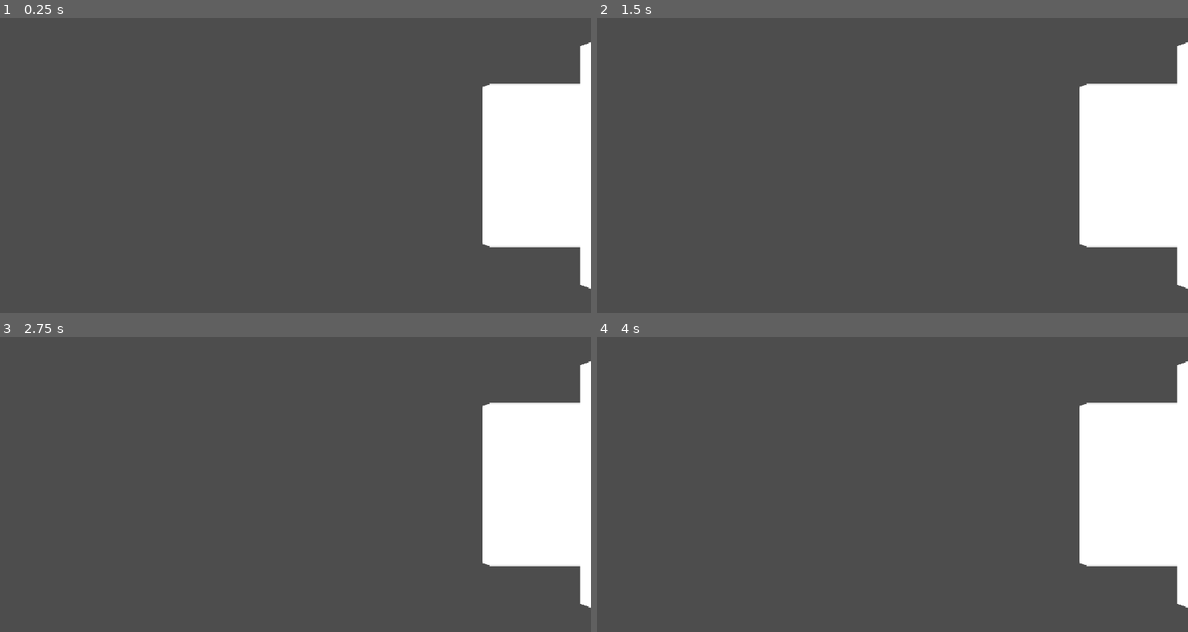
Above: before the commit, frames 1-4 (two rows, left to right).
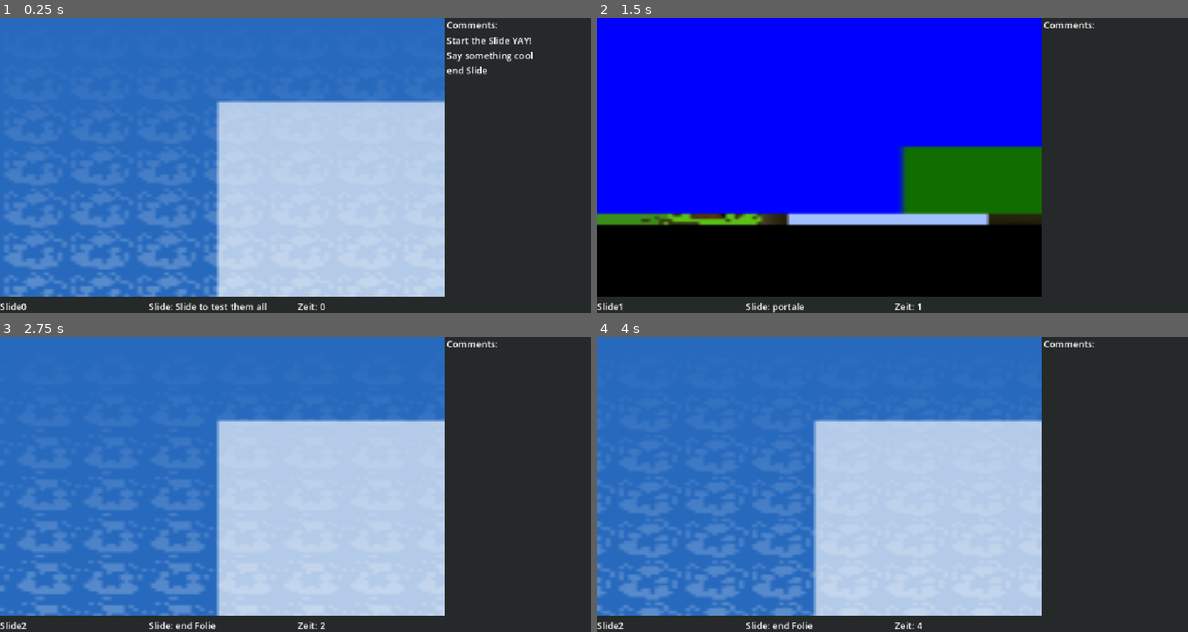
Above: after the commit, the same moments.

Repository: Joshiii03/Custom-Stencil-Buffer
Game: Godot game, scene res://presentation/presentation_manager.tscn
The game is run twice, just before and just after one commit, with the same random seed, the same clock (stepped at 60 frames per second) and the same inputs. Before the commit the project starts from res://scenes/test_main.tscn.
Inputs (mouse positions are in pixels of both pictures, inside the frame that each line leads up to):
- Up to frame 1 (0.25 s): no input
- Up to frame 2 (1.5 s): tap Enter (ui_accept) at 0.5 s; move the mouse to (1022, 150) at 0.52 s; hold Right (ui_right) 0.53-1.28 s; hold Enter (ui_accept) 0.53-1.28 s; tap Space (jump) at 0.77 s; move the mouse to (774, 180) at 1.27 s; hold S (move_back) from 1.28 s (still down); tap Shift (shift) at 1.35 s
- Up to frame 3 (2.75 s): tap Space (jump) at 1.52 s; tap Enter (ui_accept) at 1.55 s; move the mouse to (354, 419) at 2.02 s; release S (move_back) at 2.03 s; hold Right (ui_right) from 2.03 s (still down); hold Enter (ui_accept) from 2.03 s (still down)
- Up to frame 4 (4 s): move the mouse to (862, 543) at 2.77 s; release Right (ui_right) at 2.78 s; release Enter (ui_accept) at 2.78 s; hold W (move_forward) 2.78-3.53 s; tap Enter (ui_accept) at 2.85, 3.8 s; tap Space (jump) at 3.02, 3.77 s; move the mouse to (1069, 528) at 3.52 s; hold A (move_left) from 3.53 s (still down); hold Shift (shift) from 3.53 s (still down)

The runs differ from the first frame. In frame 1, 100% of the frame differs, in the area x 0-100%, y 0-100%; in frame 2, 100%; in frame 3, 100%; in frame 4, 100%.

Commit message:
presentation begin

Diff:
--- /dev/null
+++ b/presentation/listener_window.gd
@@ -0,0 +1,30 @@
+class_name ListenerWindow
+extends Window
+
+
+@onready var sub_viewport = $SubViewportContainer/SubViewport
+
+var main : Presentationmanager
+
+# TODO: Input has to be singaled between Windows
+func _on_window_input(event):
+	if main:
+		main._input(event)
+
+
+func get_viewport_texture() -> ViewportTexture:
+	return sub_viewport.get_texture()
+
+
+func get_subviewport() -> Viewport:
+	return sub_viewport
+
+
+var slide : Node
+
+func show_new_slide(new_slide_path : String) -> bool:
+	for child in sub_viewport.get_children():
+		child.queue_free.call_deferred()
+	slide = load(new_slide_path).instantiate()
+	sub_viewport.add_child(slide)
+	return true
--- /dev/null
+++ b/presentation/listener_window.tscn
@@ -0,0 +1,23 @@
+[gd_scene format=3 uid="uid://bpk5j7gjtd70d"]
+
+[ext_resource type="Script" uid="uid://8t55d6cvqx23" path="res://presentation/listener_window.gd" id="1_8tnih"]
+
+[node name="ListenerWindow" type="Window" unique_id=784600668]
+oversampling_override = 1.0
+position = Vector2i(0, 36)
+script = ExtResource("1_8tnih")
+
+[node name="SubViewportContainer" type="SubViewportContainer" parent="." unique_id=303115743]
+anchors_preset = 15
+anchor_right = 1.0
+anchor_bottom = 1.0
+grow_horizontal = 2
+grow_vertical = 2
+stretch = true
+
+[node name="SubViewport" type="SubViewport" parent="SubViewportContainer" unique_id=1416126558]
+handle_input_locally = false
+size = Vector2i(100, 100)
+render_target_update_mode = 4
+
+[connection signal="window_input" from="." to="." method="_on_window_input"]
--- /dev/null
+++ b/presentation/presentation_manager.gd
@@ -0,0 +1,68 @@
+class_name Presentationmanager
+extends Control
+
+
+const listener_Window_path = preload("uid://bpk5j7gjtd70d")
+var listener_window : ListenerWindow
+
+
+var current_slide : int = -1
+@export var slides : Array[Array] = [
+	["start Folie", "uid://h4xmx0p6mpy0"],
+	["portale" , "uid://c26wpn4puqq0f"],
+	["end Folie" , "uid://bvr10un6jc7nc"]
+	]
+
+
+func _input(event):
+	if event.is_action_pressed("close"):
+		get_tree().quit()
+	if event.is_action_pressed("ui_accept"):
+		if listener_window:
+			listener_window.mode = Window.MODE_FULLSCREEN
+		print(listener_window.get_subviewport().get_camera_3d())
+	if event.is_action_pressed("ui_right"):
+		next_slide()
+
+
+func _ready():
+	get_viewport().set_embedding_subwindows(false)
+	listener_window = listener_Window_path.instantiate()
+	listener_window.main = self
+	add_child(listener_window)
+	listener_window.position = Vector2(2000, 0)
+	listener_window.mode = Window.MODE_FULLSCREEN
+	var viewport_texture = listener_window.get_viewport_texture()
+	%OtherScreenView.material.set_shader_parameter("texture_screen", viewport_texture)
+	next_slide()
+	update_UI()
+
+
+var time_since_beginn : int = 0
+func _on_timer_timeout():
+	time_since_beginn += 1
+	update_UI()
+
+
+func next_slide() -> void:
+	current_slide += 1
+	if not  slides.size() > current_slide:
+		current_slide -= slides.size()
+	Input.set_mouse_mode(Input.MOUSE_MODE_VISIBLE)
+	listener_window.show_new_slide(slides[current_slide][1])
+
+
+	update_UI()
+
+
+func update_UI() -> void:
+	%SlideCount.text = "Slide" + str(current_slide)
+	%TimerLabel.text = "Zeit: " + str(time_since_beginn)
+	var slide = listener_window.slide
+	%Comments.text = ""
+	%SlideName.text = "Slide: " +  slides[current_slide][0]
+	if slide is Slide:
+		for comment : String in slide.comments:
+			%Comments.text += comment + "\n"
+		if slide.slide_name != "" and slide.slide_name !=  "New Slide":
+			%SlideName.text = "Slide: " + slide.slide_name
--- /dev/null
+++ b/presentation/presentation_manager.tscn
@@ -0,0 +1,90 @@
+[gd_scene format=3 uid="uid://dmh2g7f2abkb2"]
+
+[ext_resource type="Script" uid="uid://c5870fu405g3g" path="res://presentation/presentation_manager.gd" id="1_sbnrm"]
+[ext_resource type="Shader" uid="uid://cieltlaejobcs" path="res://shader/test_shader/test_screen.gdshader" id="2_bqe0t"]
+
+[sub_resource type="ShaderMaterial" id="ShaderMaterial_tc04i"]
+shader = ExtResource("2_bqe0t")
+shader_parameter/filter_r = false
+shader_parameter/filter_b = false
+shader_parameter/filter_g = false
+
+[node name="PresentationManager" type="Control" unique_id=1048246767]
+layout_mode = 3
+anchors_preset = 15
+anchor_right = 1.0
+anchor_bottom = 1.0
+grow_horizontal = 2
+grow_vertical = 2
+script = ExtResource("1_sbnrm")
+
+[node name="Timer" type="Timer" parent="." unique_id=1524674935]
+autostart = true
+
+[node name="ColorRect" type="ColorRect" parent="." unique_id=1139798988]
+layout_mode = 1
+anchors_preset = 15
+anchor_right = 1.0
+anchor_bottom = 1.0
+grow_horizontal = 2
+grow_vertical = 2
+color = Color(0.14707774, 0.1595374, 0.16133782, 1)
+
+[node name="HBoxContainer" type="HBoxContainer" parent="." unique_id=1684069170]
+layout_mode = 1
+anchors_preset = 15
+anchor_right = 1.0
+anchor_bottom = 1.0
+grow_horizontal = 2
+grow_vertical = 2
+
+[node name="Main" type="VBoxContainer" parent="HBoxContainer" unique_id=1433380129]
+layout_mode = 2
+size_flags_horizontal = 3
+
+[node name="OtherScreenView" type="ColorRect" parent="HBoxContainer/Main" unique_id=1893856880]
+unique_name_in_owner = true
+material = SubResource("ShaderMaterial_tc04i")
+layout_mode = 2
+size_flags_vertical = 3
+color = Color(0.5019608, 1, 1, 1)
+
+[node name="BottomInfo" type="HBoxContainer" parent="HBoxContainer/Main" unique_id=1568231179]
+layout_mode = 2
+
+[node name="SlideCount" type="Label" parent="HBoxContainer/Main/BottomInfo" unique_id=1098459888]
+unique_name_in_owner = true
+layout_mode = 2
+size_flags_horizontal = 3
+
+[node name="SlideName" type="Label" parent="HBoxContainer/Main/BottomInfo" unique_id=1293050140]
+unique_name_in_owner = true
+layout_mode = 2
+size_flags_horizontal = 3
+
+[node name="TimerLabel" type="Label" parent="HBoxContainer/Main/BottomInfo" unique_id=677253206]
+unique_name_in_owner = true
+layout_mode = 2
+size_flags_horizontal = 3
+
+[node name="SideInfo" type="VBoxContainer" parent="HBoxContainer" unique_id=1304019552]
+layout_mode = 2
+
+[node name="Label" type="Label" parent="HBoxContainer/SideInfo" unique_id=154390429]
+layout_mode = 2
+text = "Comments:"
+
+[node name="ScrollContainer" type="ScrollContainer" parent="HBoxContainer/SideInfo" unique_id=318076976]
+custom_minimum_size = Vector2(250, 400)
+layout_mode = 2
+
+[node name="VBoxContainer" type="VBoxContainer" parent="HBoxContainer/SideInfo/ScrollContainer" unique_id=2096392623]
+layout_mode = 2
+
+[node name="Comments" type="Label" parent="HBoxContainer/SideInfo/ScrollContainer/VBoxContainer" unique_id=1613077330]
+unique_name_in_owner = true
+custom_minimum_size = Vector2(250, 0)
+layout_mode = 2
+text = "aaahhhhhhhhhhhh"
+
+[connection signal="timeout" from="Timer" to="." method="_on_timer_timeout"]
--- /dev/null
+++ b/presentation/slide.gd
@@ -0,0 +1,13 @@
+class_name Slide
+extends Node
+
+@export var slide_name: String = "New Slide"
+@export var comments : Array[String] = []
+
+@export_file_path("*tscn") var scene
+@export var use_scene : bool = true
+
+func _ready():
+	if scene and use_scene:
+		var new_scene = load(scene).instantiate()
+		get_parent().add_child(new_scene)
--- /dev/null
+++ b/presentation/slide.tscn
@@ -0,0 +1,64 @@
+[gd_scene format=3 uid="uid://chnt134v1w81x"]
+
+[ext_resource type="Script" uid="uid://dw5nch1euelxo" path="res://presentation/slide.gd" id="1_3rhp3"]
+[ext_resource type="Shader" uid="uid://coin5ftbc40p2" path="res://slides/backround_shader.gdshader" id="2_041gm"]
+[ext_resource type="Texture2D" uid="uid://bf7jc8kl31unu" path="res://assets/GodotStammtischLogo.png" id="3_14sd8"]
+[ext_resource type="FontFile" uid="uid://cqsvn2rkp4jwt" path="res://assets/LilitaOne-Regular.ttf" id="4_nihlx"]
+
+[sub_resource type="ShaderMaterial" id="ShaderMaterial_g4gwr"]
+shader = ExtResource("2_041gm")
+shader_parameter/godot_icon = ExtResource("3_14sd8")
+shader_parameter/icon_scale = 1.0
+shader_parameter/rotation = 0.14
+shader_parameter/spacing = 0.15
+shader_parameter/scroll_speed = Vector2(0.07, 0.07)
+shader_parameter/background_color = Color(0.15294118, 0.4117647, 0.7411765, 1)
+shader_parameter/icon_tint = Color(1, 1, 1, 1)
+shader_parameter/icon_opacity = 0.8
+
+[node name="Slide" type="Node" unique_id=1215255879]
+script = ExtResource("1_3rhp3")
+
+[node name="Control" type="Control" parent="." unique_id=125304991]
+layout_mode = 3
+anchors_preset = 15
+anchor_right = 1.0
+anchor_bottom = 1.0
+grow_horizontal = 2
+grow_vertical = 2
+
+[node name="GodotBackround" type="ColorRect" parent="Control" unique_id=716350116]
+material = SubResource("ShaderMaterial_g4gwr")
+layout_mode = 1
+anchors_preset = 15
+anchor_right = 1.0
+anchor_bottom = 1.0
+grow_horizontal = 2
+grow_vertical = 2
+color = Color(0.69411767, 0.8784314, 1, 1)
+
+[node name="WhiteBackround" type="ColorRect" parent="Control" unique_id=1226962435]
+layout_mode = 1
+anchors_preset = 15
+anchor_right = 1.0
+anchor_bottom = 1.0
+offset_left = 49.0
+offset_top = 30.000002
+offset_right = 49.0
+offset_bottom = 30.0
+grow_horizontal = 2
+grow_vertical = 2
+scale = Vector2(0.9, 0.9)
+color = Color(1, 1, 1, 0.64705884)
+
+[node name="Label" type="Label" parent="Control" unique_id=1825341487]
+layout_mode = 0
+offset_left = 191.0
+offset_top = 92.0
+offset_right = 928.0
+offset_bottom = 245.0
+theme_override_colors/font_color = Color(0, 0, 0, 1)
+theme_override_colors/font_outline_color = Color(1, 1, 1, 1)
+theme_override_constants/outline_size = 0
+theme_override_fonts/font = ExtResource("4_nihlx")
+theme_override_font_sizes/font_size = 64
--- /dev/null
+++ b/presentation/test_slide.tscn
@@ -0,0 +1,14 @@
+[gd_scene format=3 uid="uid://cgji5u13hmp77"]
+
+[sub_resource type="BoxMesh" id="BoxMesh_wp5od"]
+
+[node name="test_slide" type="Node3D" unique_id=2094119643]
+
+[node name="MeshInstance3D" type="MeshInstance3D" parent="." unique_id=346197312]
+mesh = SubResource("BoxMesh_wp5od")
+
+[node name="Camera3D" type="Camera3D" parent="." unique_id=921043166]
+transform = Transform3D(0.60365725, -0.27083382, 0.74983126, 0.0053336024, 0.9418802, 0.3359067, -0.7972261, -0.19877319, 0.57001734, 1.1443206, 0.6242695, 1.6391494)
+
+[node name="OmniLight3D" type="OmniLight3D" parent="." unique_id=153457441]
+transform = Transform3D(1, 0, 0, 0, 1, 0, 0, 0, 1, 1, 2, 0)
--- a/project.godot
+++ b/project.godot
@@ -11,7 +11,7 @@
 [application]
 
 config/name="Custom Stencil Buffer"
-run/main_scene="uid://inj7uj1ocdsu"
+run/main_scene="uid://dmh2g7f2abkb2"
 config/features=PackedStringArray("4.7", "Forward Plus")
 config/icon="res://assets/icon.svg"
 
@@ -19,7 +19,6 @@
 
 window/size/viewport_width=1024
 window/size/viewport_height=512
-window/size/mode=3
 window/stretch/mode="canvas_items"
 window/stretch/aspect="expand"
 
--- a/scenes/test_main.tscn
+++ b/scenes/test_main.tscn
@@ -43,8 +43,11 @@
 shader_parameter/alpha_from_G = true
 shader_parameter/use_texture = false
 shader_parameter/current_stencil_infront = false
-shader_parameter/match_color = Color(1, 0.27450982, 0.28235295, 1)
+shader_parameter/use_second_stencil_layer = false
+shader_parameter/match_color_1 = Color(0, 0, 0, 1)
+shader_parameter/match_color_2 = Color(0, 0, 0, 1)
 shader_parameter/show_color = Color(0, 0.46137774, 0, 1)
+shader_parameter/disable_lighting = false
 
 [sub_resource type="BoxMesh" id="BoxMesh_ahg1b"]
 size = Vector3(1, 2, 1)
@@ -127,8 +130,11 @@
 shader_parameter/my_texture = ExtResource("4_i8wmo")
 shader_parameter/use_texture = true
 shader_parameter/current_stencil_infront = false
-shader_parameter/match_color = Color(1, 0.27450982, 0.28235295, 1)
+shader_parameter/use_second_stencil_layer = false
+shader_parameter/match_color_1 = Color(0, 0, 0, 1)
+shader_parameter/match_color_2 = Color(0, 0, 0, 1)
 shader_parameter/show_color = Color(0, 0, 0, 1)
+shader_parameter/disable_lighting = false
 
 [sub_resource type="PlaneMesh" id="PlaneMesh_vkdpk"]
 size = Vector2(4, 5)
@@ -221,7 +227,8 @@
 shader = ExtResource("7_egp3b")
 shader_parameter/strength = 20.0
 shader_parameter/base_texture = ExtResource("4_i8wmo")
-shader_parameter/match_color = Color(1, 0.27450982, 0.28235295, 1)
+shader_parameter/match_color1 = Color(0, 0, 0, 1)
+shader_parameter/match_color2 = Color(0, 0, 0, 1)
 
 [sub_resource type="PlaneMesh" id="PlaneMesh_yyqgc"]
 orientation = 2
@@ -236,11 +243,12 @@
 [sub_resource type="ShaderMaterial" id="ShaderMaterial_bhuw3"]
 render_priority = 0
 shader = ExtResource("8_g60tn")
-shader_parameter/match_color = Color(1, 0.27450982, 0.28235295, 1)
+shader_parameter/match_color1 = Color(0, 0, 0, 1)
 shader_parameter/portal_noise_texture = SubResource("NoiseTexture2D_fp4ru")
 shader_parameter/speed = 0.005
-shader_parameter/power_stregth = 0.3
 shader_parameter/twist_strength = 1.490119991842676e-07
+shader_parameter/inner_circle_min = 0.1
+shader_parameter/inner_circle_max = 0.35
 
 [sub_resource type="PlaneMesh" id="PlaneMesh_kvh76"]
 size = Vector2(3, 3)
--- a/shader/test_shader/test_screen.gdshader
+++ b/shader/test_shader/test_screen.gdshader
@@ -1,4 +1,4 @@
-shader_type spatial;
+shader_type canvas_item;
 render_mode unshaded;
 
 uniform bool filter_r = false;
@@ -12,7 +12,7 @@
 }
 
 void fragment() {
-	vec3 color = texture(texture_screen, UV).rgb;
+	vec4 color = texture(texture_screen, UV);
 	if (filter_r)
 	{
 		color.r = 0.;
@@ -25,7 +25,8 @@
 	{
 		color.b = 0.;
 	}
-	ALBEDO = color.rgb;
+	COLOR = color;
+	//ALBEDO = color.rgb;
 }
 
 void light() {
--- /dev/null
+++ b/slides/backround_shader.gdshader
@@ -0,0 +1,49 @@
+
+shader_type canvas_item;
+
+uniform sampler2D godot_icon : source_color, repeat_enable, filter_linear;
+
+// Pattern settings
+uniform float icon_scale = 0.18;
+uniform float rotation = -0.35; // Radians
+uniform float spacing = 1.5;
+
+// Animation
+uniform vec2 scroll_speed = vec2(0.015, 0.025);
+
+// Colors
+uniform vec4 background_color : source_color = vec4(0.015, 0.035, 0.12, 1.0);
+uniform vec4 icon_tint : source_color = vec4(0.2, 0.55, 1.0, 1.0);
+uniform float icon_opacity = 0.18;
+
+void fragment() {
+    vec2 uv = UV;
+
+    // Repeating grid
+    vec2 pattern_uv = uv / icon_scale;
+    pattern_uv /= spacing;
+    pattern_uv -= TIME * scroll_speed;
+
+    // Keep cell coordinates
+    vec2 cell = fract(pattern_uv) - 0.5;
+
+    // Rotate icons
+    float c = cos(rotation);
+    float s = sin(rotation);
+
+    mat2 rot = mat2(vec2(c, -s), vec2(s, c));
+    vec2 icon_uv = rot * cell + 0.5;
+
+    // Sample icon
+    vec4 icon = texture(godot_icon, icon_uv);
+
+    // Background
+    vec3 col = background_color.rgb;
+
+    // Add icons
+    col = mix(col, icon_tint.rgb, icon.a * icon_opacity);
+	col = mix(col, background_color.rgb, 1.- (UV.y* .3));
+
+
+    COLOR = vec4(col, 1.0);
+}
--- /dev/null
+++ b/slides/end_slide.tscn
@@ -0,0 +1,19 @@
+[gd_scene format=3 uid="uid://bvr10un6jc7nc"]
+
+[ext_resource type="PackedScene" uid="uid://chnt134v1w81x" path="res://presentation/slide.tscn" id="1_822i7"]
+
+[node name="EndSlide" unique_id=1215255879 instance=ExtResource("1_822i7")]
+
+[node name="Label" parent="Control" parent_id_path=PackedInt32Array(125304991) index="2" unique_id=1825341487]
+offset_left = 107.0
+offset_top = 74.0
+offset_right = 844.0
+offset_bottom = 484.0
+theme_override_font_sizes/font_size = 48
+text = "That was my Demo.
+
+Thank you very much
+for your attention.
+
+For the full presentation attend
+The Godot Stammtisch"
--- /dev/null
+++ b/slides/slide_test.tscn
@@ -0,0 +1,73 @@
+[gd_scene format=3 uid="uid://h4xmx0p6mpy0"]
+
+[ext_resource type="Script" uid="uid://dw5nch1euelxo" path="res://presentation/slide.gd" id="1_yl7mc"]
+[ext_resource type="Shader" uid="uid://coin5ftbc40p2" path="res://slides/backround_shader.gdshader" id="2_0xa61"]
+[ext_resource type="Texture2D" uid="uid://bf7jc8kl31unu" path="res://assets/GodotStammtischLogo.png" id="3_ba1dk"]
+[ext_resource type="FontFile" uid="uid://cqsvn2rkp4jwt" path="res://assets/LilitaOne-Regular.ttf" id="4_4oewc"]
+
+[sub_resource type="ShaderMaterial" id="ShaderMaterial_4oewc"]
+shader = ExtResource("2_0xa61")
+shader_parameter/godot_icon = ExtResource("3_ba1dk")
+shader_parameter/icon_scale = 1.0
+shader_parameter/rotation = 0.14
+shader_parameter/spacing = 0.15
+shader_parameter/scroll_speed = Vector2(0.07, 0.07)
+shader_parameter/background_color = Color(0.15294118, 0.4117647, 0.7411765, 1)
+shader_parameter/icon_tint = Color(1, 1, 1, 1)
+shader_parameter/icon_opacity = 0.8
+
+[node name="Slide_test" type="Node" unique_id=1625063147]
+script = ExtResource("1_yl7mc")
+slide_name = "Slide to test them all"
+comments = Array[String](["Start the Slide YAY!", "Say something cool", "end Slide"])
+scene = "res://scenes/test_main_3.tscn"
+use_scene = false
+metadata/_custom_type_script = "uid://dw5nch1euelxo"
+
+[node name="Control2" type="Control" parent="." unique_id=252352689]
+layout_mode = 3
+anchors_preset = 15
+anchor_right = 1.0
+anchor_bottom = 1.0
+grow_horizontal = 2
+grow_vertical = 2
+
+[node name="GodotBackround" type="ColorRect" parent="Control2" unique_id=959320865]
+material = SubResource("ShaderMaterial_4oewc")
+layout_mode = 1
+anchors_preset = 15
+anchor_right = 1.0
+anchor_bottom = 1.0
+grow_horizontal = 2
+grow_vertical = 2
+color = Color(0.69411767, 0.8784314, 1, 1)
+
+[node name="WhiteBackround" type="ColorRect" parent="Control2" unique_id=1623851035]
+layout_mode = 1
+anchors_preset = 15
+anchor_right = 1.0
+anchor_bottom = 1.0
+offset_left = 49.0
+offset_top = 30.000002
+offset_right = 49.0
+offset_bottom = 30.0
+grow_horizontal = 2
+grow_vertical = 2
+scale = Vector2(0.9, 0.9)
+color = Color(1, 1, 1, 0.64705884)
+
+[node name="Label" type="Label" parent="Control2" unique_id=1337836285]
+layout_mode = 0
+offset_left = 108.0
+offset_top = 85.0
+offset_right = 845.0
+offset_bottom = 394.0
+theme_override_colors/font_color = Color(0, 0, 0, 1)
+theme_override_colors/font_outline_color = Color(1, 1, 1, 1)
+theme_override_constants/outline_size = 0
+theme_override_fonts/font = ExtResource("4_4oewc")
+theme_override_font_sizes/font_size = 64
+text = "Hallo Liebe Leute
+Heute Zeige ich euch Buffer
+
+-Joshiii03"
--- a/test_stuff/debug_screen_2d.gd
+++ b/test_stuff/debug_screen_2d.gd
@@ -4,8 +4,9 @@
 @export var viewport : Viewport:
 	set(new_value):
 		viewport = new_value
-		var viewport_texture = viewport.get_texture()
-		material.set_shader_parameter("texture_screen", viewport_texture)
+		if viewport:
+			var viewport_texture = viewport.get_texture()
+			material.set_shader_parameter("texture_screen", viewport_texture)
 
 @export var filter_r : bool:
 	set(new_value):
Binary file added: assets/GodotStammtischLogo.png
Not shown, added: assets/GodotStammtischLogo.png.import
Binary file added: assets/LilitaOne-Regular.ttf
Not shown, added: assets/LilitaOne-Regular.ttf.import
Not shown, added: presentation/listener_window.gd.uid
Not shown, added: presentation/presentation_manager.gd.uid
Not shown, added: presentation/slide.gd.uid
Not shown, added: slides/backround_shader.gdshader.uid
Not shown, added: assets/GodotStammtischLogo.png~
